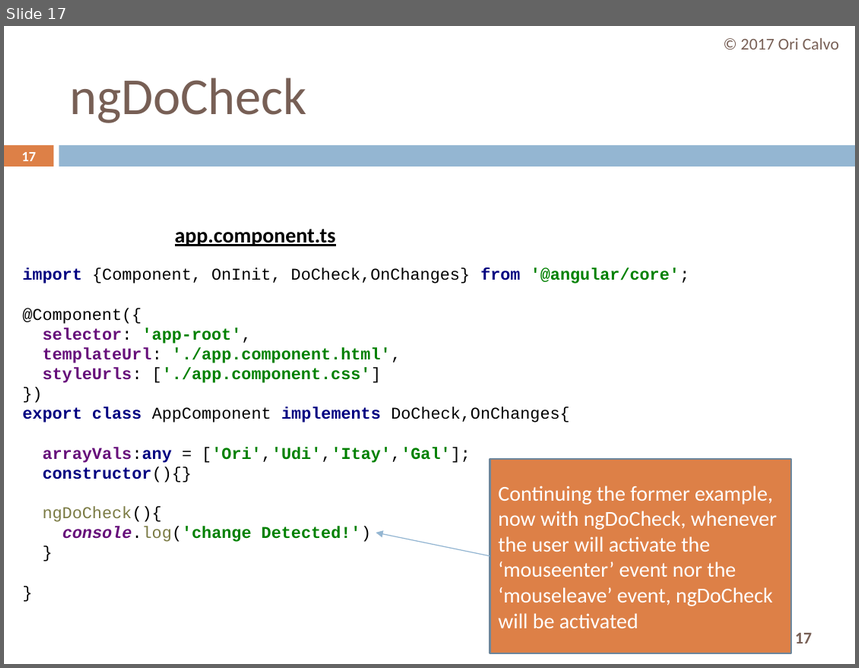
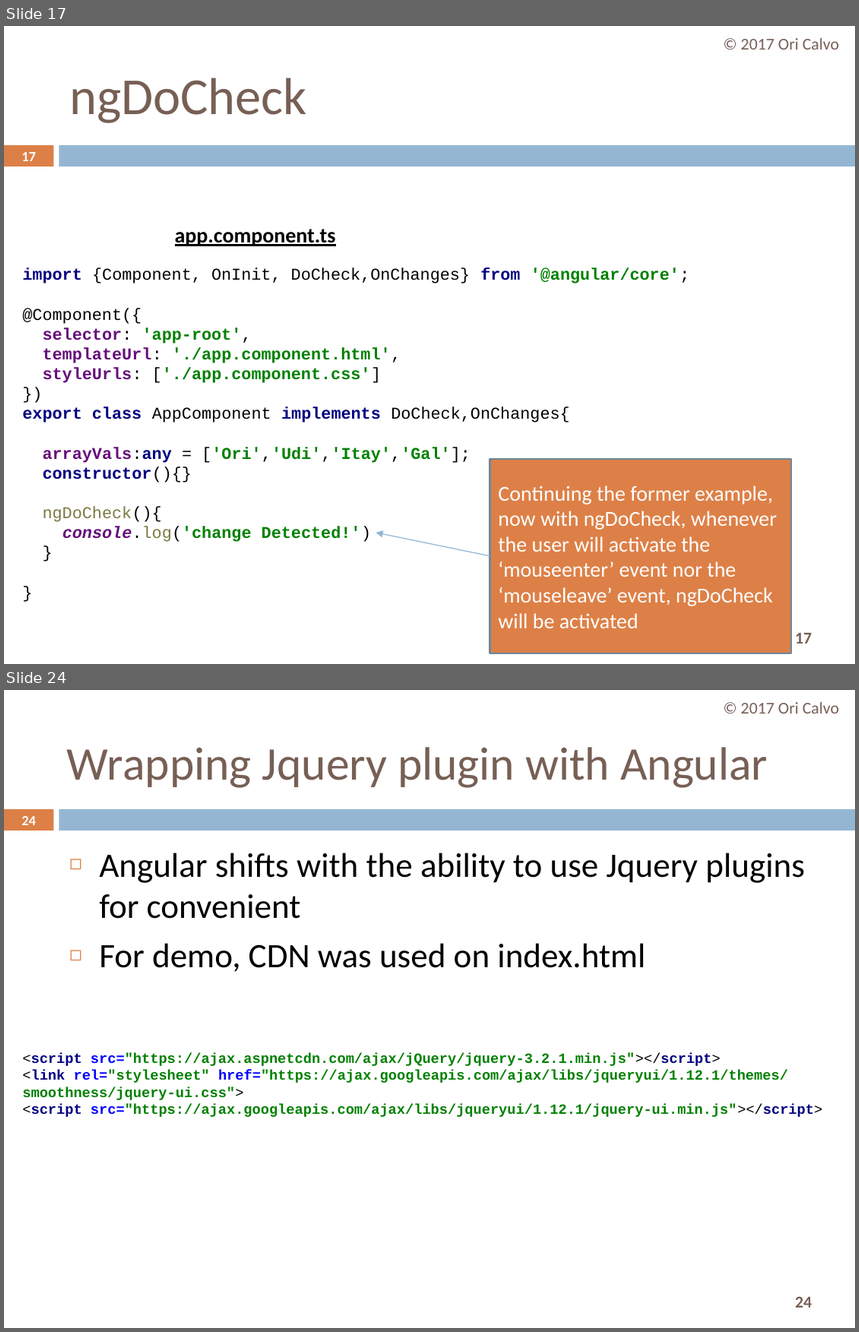
Before and after one commit to oricalvo/course-angular, a slide deck: PPTs/08 Custom Directives.pptx. Shown one above the other, each under a label of ours: slide 17 before the commit, slides 17 and 24 after it; the slides between them are not shown. The pictures are 859x668 and 859x1332 pixels, drawn with LibreOffice and Linux fonts; fonts in the diff are those of the drawing. Boxes give left, top, right and bottom in pixels: in the first picture for what was removed or moved away, otherwise in the second. Text is boxed around its words. In the diff, an @@ line names an element or a change of style, - is before the commit and + after.

```diff
--- a/PPTs/08 Custom Directives.pptx
+++ b/PPTs/08 Custom Directives.pptx
@@ slide 24 added at [4,690,855,1328], background #FFFFFF; not listed: 3 template elements that a slide beside it also shows @@
@@ text added at [741,702,839,714], 14 pt, text #775F55 @@
+© 2017 Ori Calvo
@@ title added at [67,747,768,788], 39.6 pt, text #775F55 @@
+Wrapping Jquery plugin with Angular
@@ page number added at [21,816,36,825], 11.9 pt, text #FFFFFF, bold @@
+24
@@ text added at [99,853,805,972], 29 pt, text #000000 @@
+◻ Angular shifts with the ability to use Jquery plugins for convenient
+◻ For demo, CDN was used on index.html
@@ text added at [22,1053,823,1117], 12 pt, text #008000, bold @@
+<script src="https://ajax.aspnetcdn.com/ajax/jQuery/jquery-3.2.1.min.js"></script>
+<link rel="stylesheet" href="https://ajax.googleapis.com/ajax/libs/jqueryui/1.12.1/themes/smoothness/jquery-ui.css">
+<script src="https://ajax.googleapis.com/ajax/libs/jqueryui/1.12.1/jquery-ui.min.js"></script>
```
Also in this commit, not shown: 5 slides changed, 3 other slides added.
